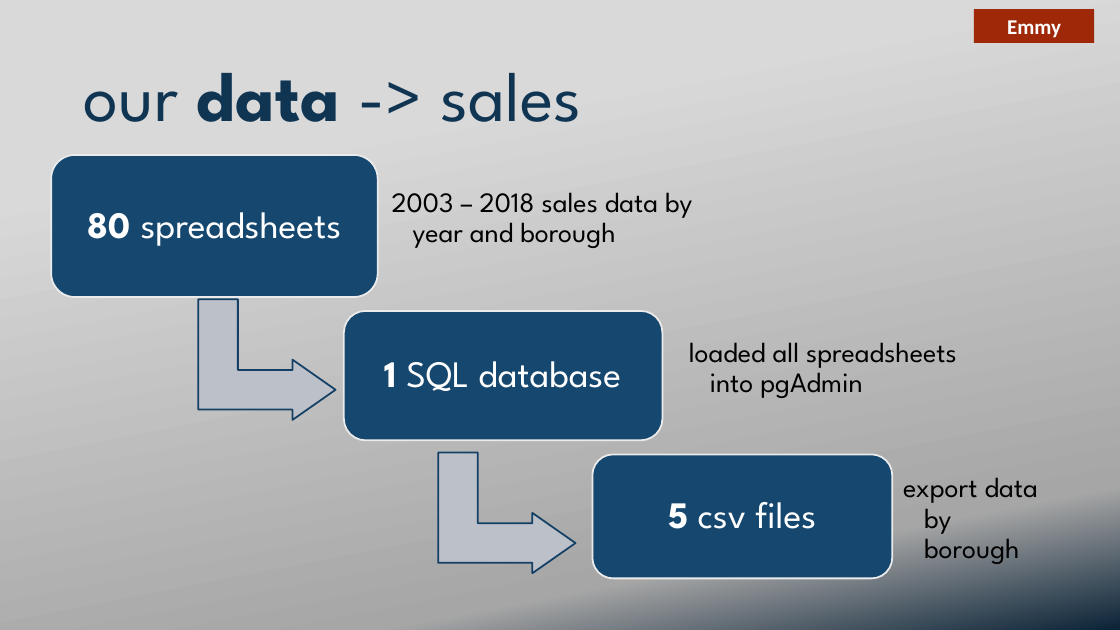
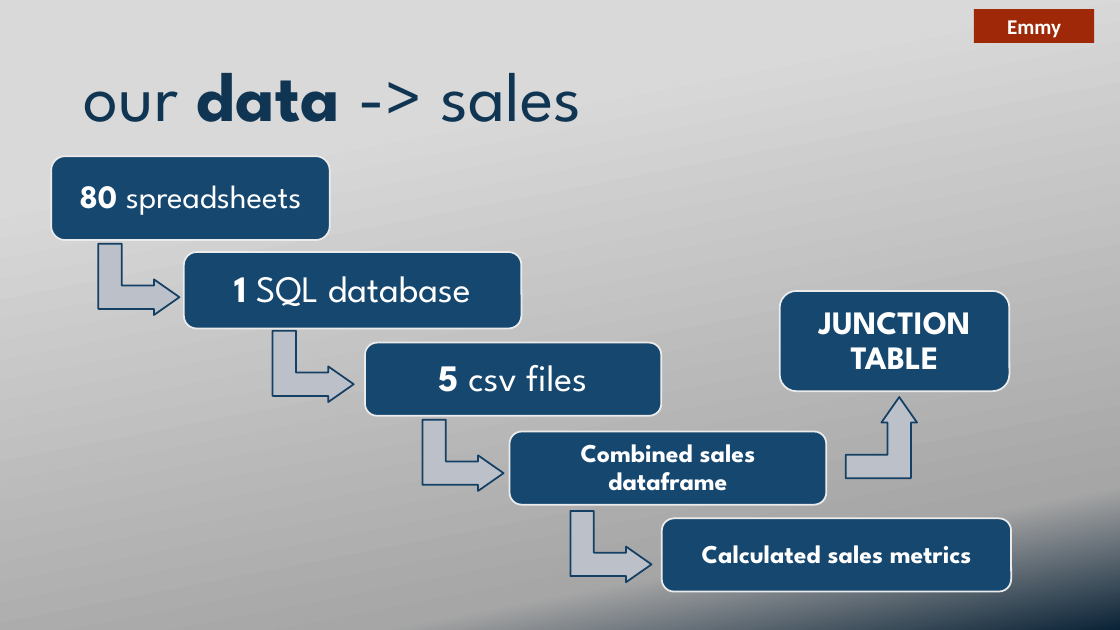
Before and after one commit to ekuo651/NYC-RE-Neighborhood-Trends, a slide deck: slide 7 of Presentation - Strawman.pptx. Drawn at 1120x630 pixels with LibreOffice and Linux fonts; fonts in the diff are those of the drawing; background and template pictures are left out. Boxes give left, top, right and bottom in pixels: in the first picture for what was removed or moved away, otherwise in the second. Text is boxed around its words. In the diff, an @@ line names an element or a change of style, - is before the commit and + after.

Commit message:
added sales and development slides

```diff
--- a/Presentation - Strawman.pptx
+++ b/Presentation - Strawman.pptx
@@ rounded rectangle resized from (x1=51, y1=155, x2=378, y2=297) to (x1=51, y1=156, x2=330, y2=240) @@
@@ text "80 spreadsheets" at (x1=80, y1=185, x2=301, y2=215): size 32 to 28 pt; less space between paragraphs @@
@@ text removed at (x1=392, y1=192, x2=692, y2=248) @@
-  2003 – 2018 sales data by year and borough
@@ text "1 SQL database" moved from (x1=385, y1=361, x2=621, y2=391) to (x1=234, y1=276, x2=471, y2=306) @@
@@ rounded rectangle added at (x1=780, y1=291, x2=1009, y2=391), fill #16476F, outline #EBEBEB 1.5 pt @@
@@ text added at (x1=819, y1=312, x2=971, y2=369), 28 pt, text #FFFFFF, bold @@
+JUNCTION TABLE
@@ bent up arrow resized from (x1=199, y1=299, x2=336, y2=420) to (x1=272, y1=331, x2=354, y2=402) @@
@@ rounded rectangle resized from (x1=344, y1=311, x2=662, y2=440) to (x1=365, y1=343, x2=661, y2=416) @@
@@ text "5 csv files" moved from (x1=668, y1=502, x2=816, y2=529) to (x1=439, y1=365, x2=587, y2=392) @@
@@ text removed at (x1=689, y1=342, x2=957, y2=398) @@
-  loaded all spreadsheets into pgAdmin
@@ bent up arrow added at (x1=846, y1=397, x2=918, y2=479), fill #BDC1C8, outline #144065 1.5 pt @@
@@ bent up arrow resized from (x1=439, y1=452, x2=576, y2=573) to (x1=423, y1=420, x2=504, y2=492) @@
@@ rounded rectangle resized from (x1=592, y1=455, x2=892, y2=579) to (x1=510, y1=432, x2=827, y2=505) @@
@@ text removed at (x1=903, y1=477, x2=1038, y2=564) @@
-  export data by borough
@@ group added at (x1=98, y1=244, x2=1012, y2=592): 2 bent up arrows, 2 rounded rectangles, 2 texts @@
+Combined sales dataframe
+Calculated sales metrics
```
Also in this commit, not shown: 1 slide added, 1 slide removed.
